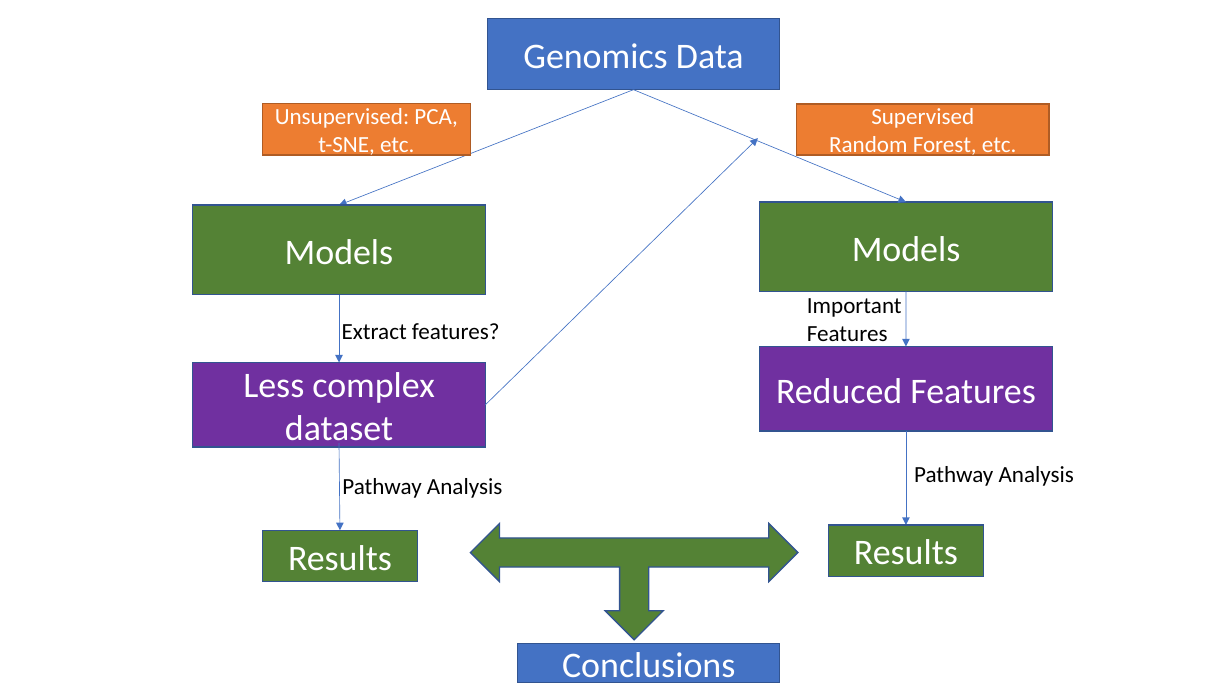
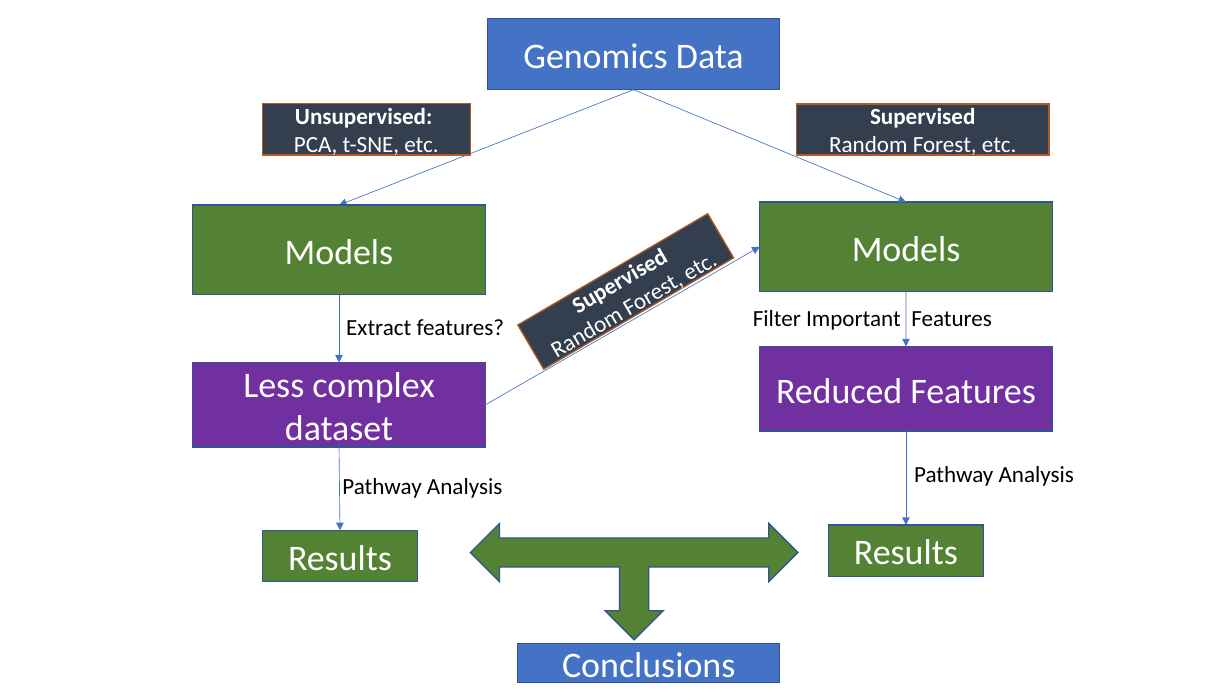
Before and after one commit to STRIDES-Codes/Exploring-feature-selection-in-deep-learning-models-for-GDC-Cancer-site-expression-data, a slide deck: slide 1 of overview.pptx. Drawn at 1232x693 pixels with LibreOffice and Linux fonts; fonts in the diff are those of the drawing. Boxes give left, top, right and bottom in pixels: in the first picture for what was removed or moved away, otherwise in the second. Text is boxed around its words. In the diff, an @@ line names an element or a change of style, - is before the commit and + after.

```diff
--- a/overview.pptx
+++ b/overview.pptx
@@ rectangle "Unsupervised: PCA, t-SNE, etc." at (x1=262, y1=104, x2=470, y2=155): bold on in "Unsupervised:"; fill #ED7D31 to #333F50 @@
@@ rectangle "Supervised Random Forest, etc." at (x1=797, y1=104, x2=1049, y2=154): bold on in "Supervised"; fill #ED7D31 to #333F50 @@
@@ rectangle added at (x1=518, y1=214, x2=733, y2=369), fill #333F50, outline #AF5C24 1 pt, 18 pt, text #FFFFFF @@
+Supervised
+Random Forest, etc.
@@ arrow moved from (485, 405) - (758, 138) to (485, 405) - (760, 247) @@
@@ text "Extract features?" moved from (x1=342, y1=323, x2=500, y2=339) to (x1=346, y1=319, x2=505, y2=335) @@
@@ text at (x1=753, y1=310, x2=992, y2=330): text changed @@
-Important
-Features
+Filter Important Features
```
Also in this commit, not shown: 1 other file.
